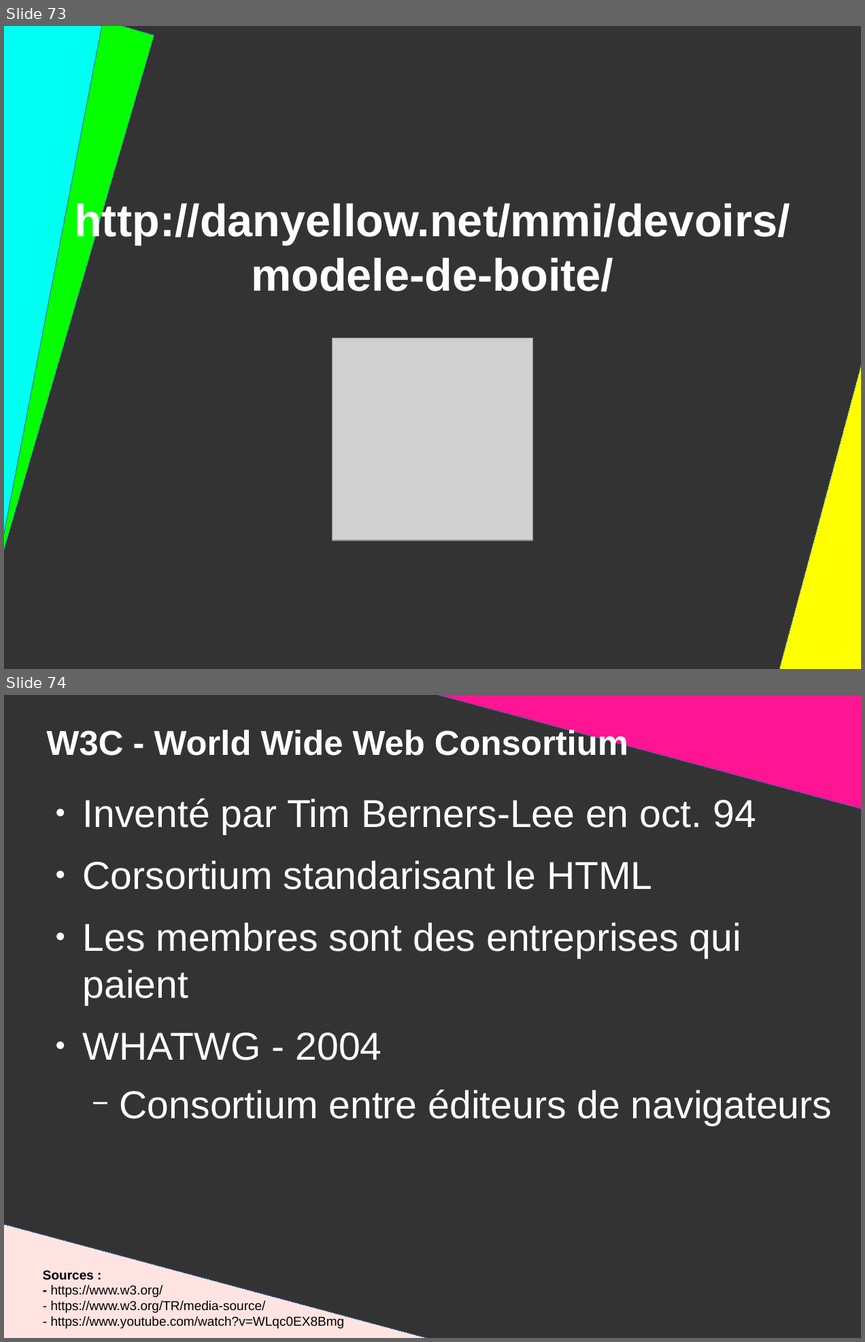
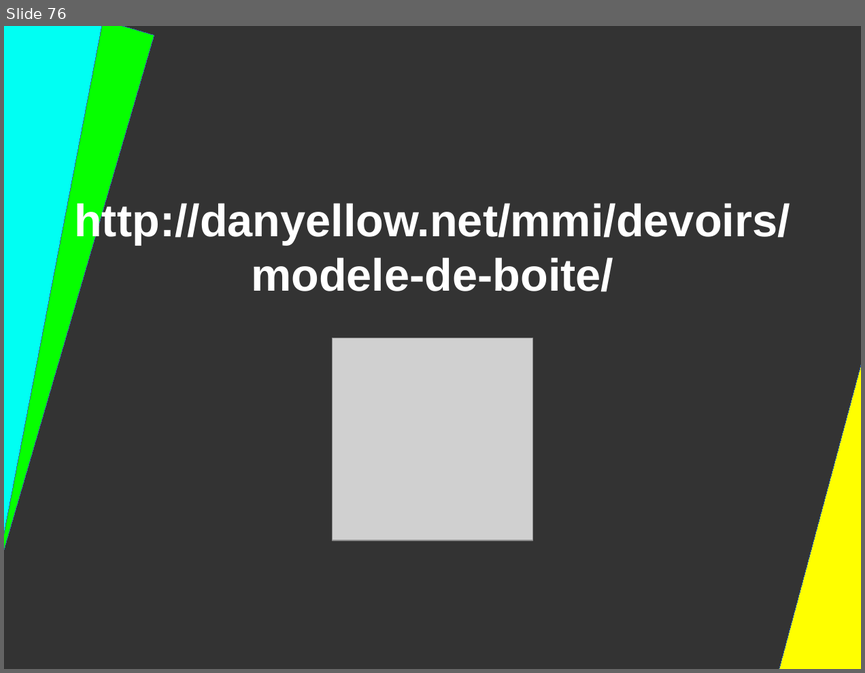
Before and after one commit to DanYellow/presentations, a slide deck: mmi/html/travaux-pratiques/numero-2/presentation.odp. Shown one above the other, each under a label of ours: slides 73 and 74 before the commit, slide 76 after it. The pictures are 865x1342 and 865x673 pixels, drawn with LibreOffice and Linux fonts; fonts in the diff are those of the drawing; grey boxes stand for pictures. Boxes give left, top, right and bottom in pixels: in the first picture for what was removed or moved away, otherwise in the second. Text is boxed around its words. In the diff, an @@ line names an element or a change of style, - is before the commit and + after.

```diff
--- a/mmi/html/travaux-pratiques/numero-2/presentation.odp
+++ b/mmi/html/travaux-pratiques/numero-2/presentation.odp
@@ slide 74 removed at (4,695,861,1338), background #333333 @@
@@ right triangle removed at (422,695,861,810) @@
@@ title removed at (47,727,628,756) @@
-W3C - World Wide Web Consortium
@@ text removed at (83,798,832,1125) @@
-● Inventé par Tim Berners-Lee en oct. 94
-● Corsortium standarisant le HTML
-● Les membres sont des entreprises qui paient
-● WHATWG - 2004
-  − Consortium entre éditeurs de navigateurs
@@ right triangle removed at (4,1223,447,1338) @@
@@ text removed at (43,1270,345,1328) @@
-Sources :
-- https://www.w3.org/
-- https://www.w3.org/TR/media-source/
-- https://www.youtube.com/watch?v=WLqc0EX8Bmg
@@ what was slide 73 is now slide 76 @@
```
Also in this commit, not shown: 5 slides changed, 4 slides added, 2 other files.
